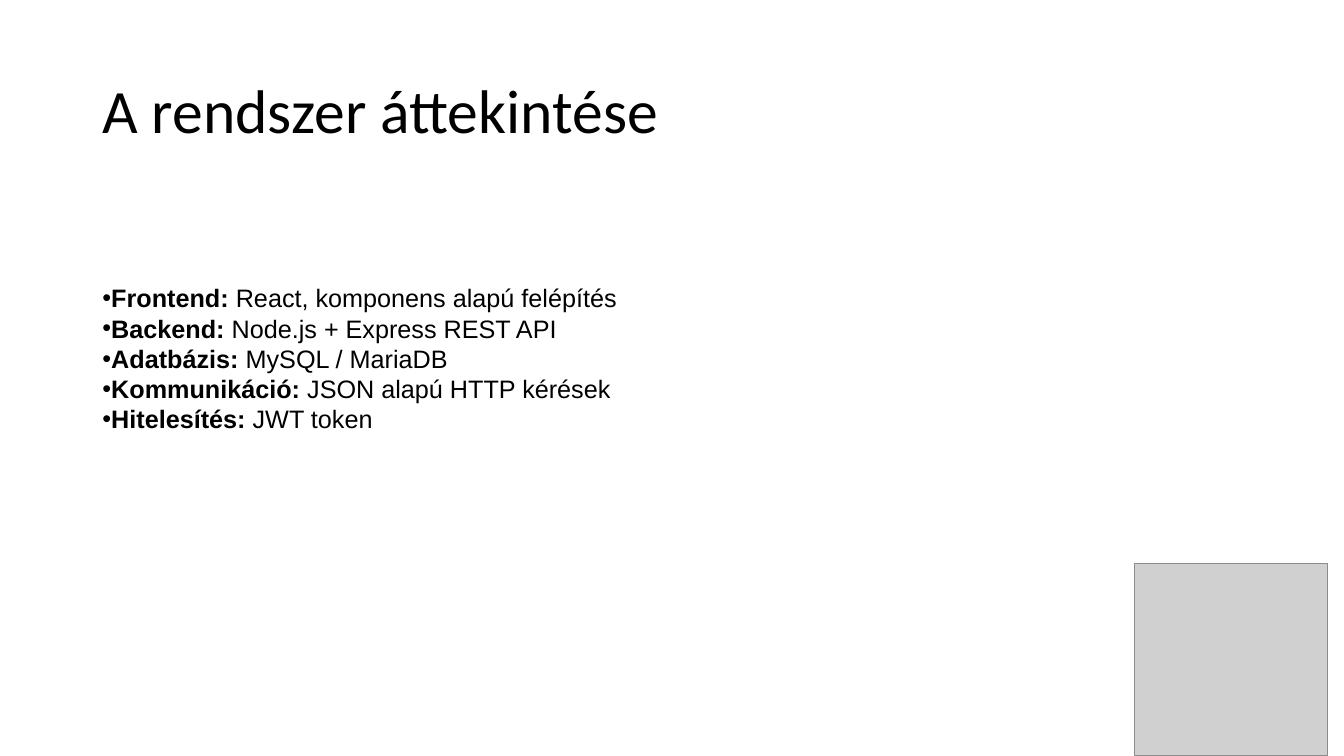
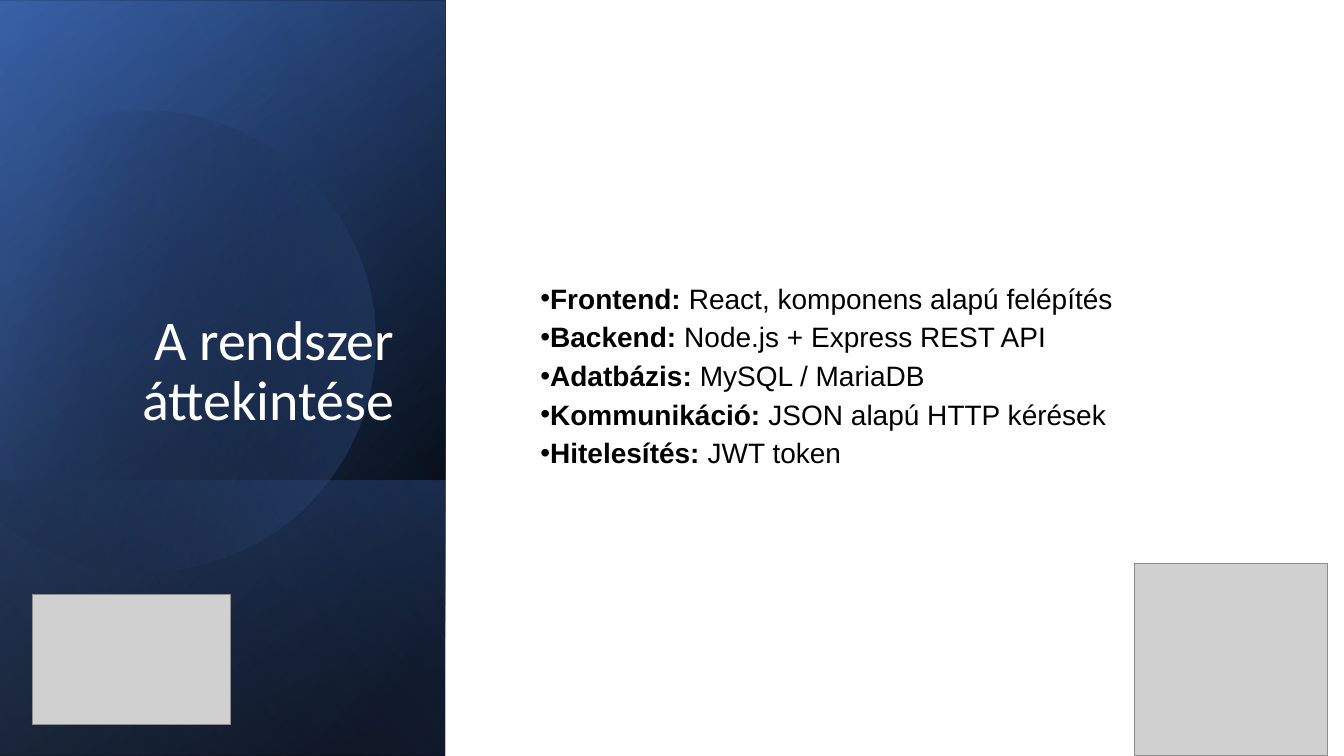
Before and after one commit to ClausPatrik/Makettoldal, a slide deck: slide 3 of MakettMester.pptx. Drawn at 1344x756 pixels with LibreOffice and Linux fonts; fonts in the diff are those of the drawing; grey boxes stand for pictures. Boxes give left, top, right and bottom in pixels: in the first picture for what was removed or moved away, otherwise in the second. Text is boxed around its words. In the diff, an @@ line names an element or a change of style, - is before the commit and + after.

```diff
--- a/MakettMester.pptx
+++ b/MakettMester.pptx
@@ rectangle added at (0,0,1344,756), fill #FFFFFF @@
@@ rectangle added at (0,0,446,756), fill gradient #000000 to #2F5597 @@
@@ rectangle added at (0,1,446,756), fill gradient #000000 to #4472C4 @@
@@ rectangle added at (0,0,446,755), fill gradient #000000 to #8FAADC @@
@@ freeform shape added at (0,56,431,618), fill gradient #000000 to #4472C4 @@
@@ title "A rendszer áttekintése": place and size @@
-title "A rendszer áttekintése" at (102,90,657,134)
+title "A rendszer áttekintése" at (142,321,394,421)
@@ title "A rendszer áttekintése" at (142,321,394,421): size 44 to 40 pt, text colour #000000 to #FFFFFF; alignment left to right; vertical alignment middle to bottom @@
@@ text "Frontend: React, komponens alapú felépítés": place and size @@
-text "Frontend: React, komponens alapú felépítés" at (111,288,616,429)
+text "Frontend: React, komponens alapú felépítés" at (550,288,1113,464)
@@ text "Frontend: React, komponens alapú felépítés" at (550,288,1113,464): size 18 to 20 pt; line spacing 1 to 0.9; more space between paragraphs @@
@@ rectangle added at (0,480,446,756), fill gradient #4472C4 to #000000 @@
@@ picture added at (32,595,231,725) @@
```
Also in this commit, not shown: 17 other slides changed.
